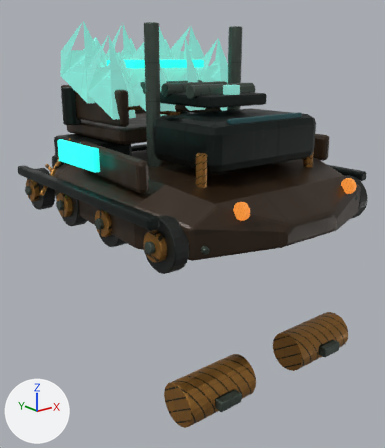
Renders of the Blender file assets/models/source/vehicles/factions/drift_harvester.blend from each side of a commit.
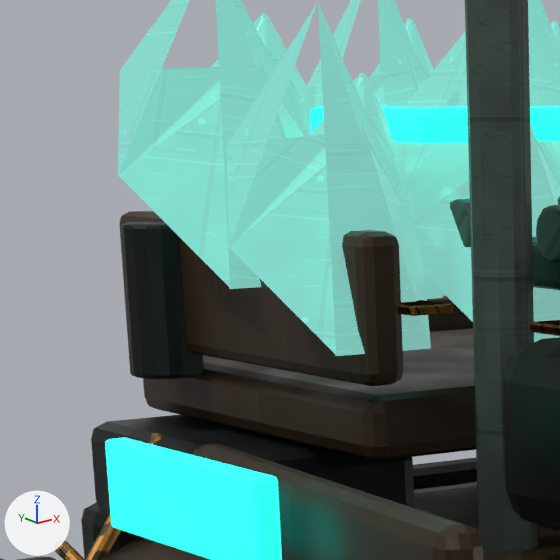
Each version is shown whole from a 50 mm lens placed at (-3.96, -5.05, 1.9), pointed at (-0.04, -0.14, -0.06), then close up on the part from 8% to 43% of the width and 8% to 38% of the height. Lighting does not change. The marker at lower left points along +X, +Y and +Z. The older version's two pictures come first.

Objects in the first close-up: 'Faction detail · Vehicle / armor', 'Faction detail · Vehicle / armor_light', 'Faction detail · Vehicle / dark', 'Faction detail · Vehicle / energy', 'Faction detail · Vehicle / energy.001', 'Faction detail · Vehicle / energy.004', 'Faction detail · Vehicle / energy.005', 'Faction detail · Vehicle / energy.006', 'Faction detail · Vehicle / steel', 'Faction detail · Vehicle / steel.001', 'TeamColor', 'TeamColor flank details' and 4 more.
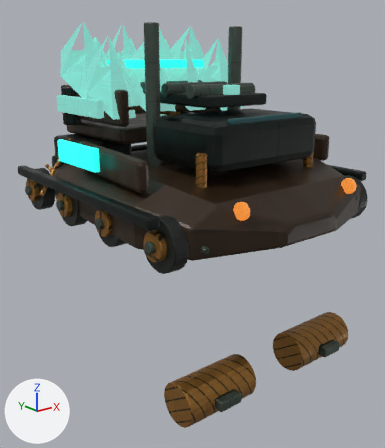
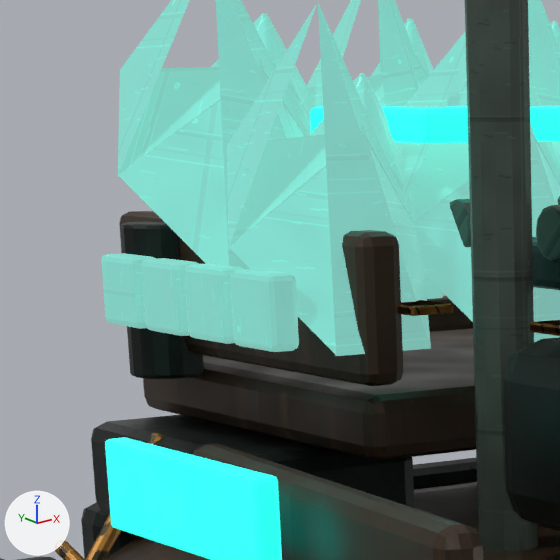
Diff of the bpy script that builds the scene:
```diff
--- a/assets/models/source/vehicles/factions/drift_harvester.blend.py
+++ b/assets/models/source/vehicles/factions/drift_harvester.blend.py
@@ me_faction_detail___vehicle___energy___consolidated_geometry @@
 # used by ob_faction_detail___vehicle___energy; parent = ob_cargostage01; location = (0.0, 0.0, 0.0)
-me_faction_detail___vehicle___energy___consolidated_geometry.from_pydata(...)  # 63 vertices, 57 faces; spans x -1.107..-0.362, y 0.11..0.717, z 1.25..2.139
+me_faction_detail___vehicle___energy___consolidated_geometry.from_pydata(...)  # 175 vertices, 165 faces; spans x -1.107..1.098, y 0.11..0.717, z 1.25..2.139
+# me_faction_detail___vehicle___energy___consolidated_geometry part 1: a new loose piece of 56 vertices spanning x -1.098..-1.008, y 0.19..0.41, z 1.261..1.461, in mat_vehicle___energy
+# me_faction_detail___vehicle___energy___consolidated_geometry part 2: 57 kept faces spanning x -1.107..-0.362, y 0.11..0.717, z 1.25..2.139 get new texture (UV) coordinates
+# other edits to the shape of me_faction_detail___vehicle___energy___consolidated_geometry do not show in these pictures
 me_faction_detail___vehicle___energy___consolidated_geometry.materials.append(mat_vehicle___energy)
@@ me_faction_detail___vehicle___energy_002___consolidated_geometry @@
 # used by ob_faction_detail___vehicle___energy_002; parent = ob_cargostage03; location = (0.0, 0.0, 0.0)
-me_faction_detail___vehicle___energy_002___consolidated_geometry.from_pydata(...)  # 63 vertices, 57 faces; spans x -0.006..0.652, y 0.14..0.678, z 1.281..2.139
+me_faction_detail___vehicle___energy_002___consolidated_geometry.from_pydata(...)  # 175 vertices, 165 faces; spans x -1.098..1.098, y 0.14..0.678, z 1.261..2.139
+# me_faction_detail___vehicle___energy_002___consolidated_geometry part 3: a new loose piece of 56 vertices spanning x -1.098..-1.008, y 0.452..0.673, z 1.261..1.461, in mat_vehicle___energy
+# other edits to the shape of me_faction_detail___vehicle___energy_002___consolidated_geometry do not show in these pictures
 me_faction_detail___vehicle___energy_002___consolidated_geometry.materials.append(mat_vehicle___energy)
@@ me_faction_detail___vehicle___energy_004___consolidated_geometry @@
 # used by ob_faction_detail___vehicle___energy_004; parent = ob_cargostage05; location = (0.0, 0.0, 0.0)
-me_faction_detail___vehicle___energy_004___consolidated_geometry.from_pydata(...)  # 63 vertices, 57 faces; spans x -1.141..-0.311, y 0.642..1.319, z 1.39..2.309
+me_faction_detail___vehicle___energy_004___consolidated_geometry.from_pydata(...)  # 175 vertices, 165 faces; spans x -1.141..1.098, y 0.642..1.319, z 1.261..2.309
+# me_faction_detail___vehicle___energy_004___consolidated_geometry part 4: a new loose piece of 56 vertices spanning x -1.098..-1.008, y 0.715..0.935, z 1.261..1.461, in mat_vehicle___energy
+# other edits to the shape of me_faction_detail___vehicle___energy_004___consolidated_geometry do not show in these pictures
 me_faction_detail___vehicle___energy_004___consolidated_geometry.materials.append(mat_vehicle___energy)
@@ me_faction_detail___vehicle___energy_006___consolidated_geometry @@
 # used by ob_faction_detail___vehicle___energy_006; parent = ob_cargostage07; location = (0.0, 0.0, 0.0)
-me_faction_detail___vehicle___energy_006___consolidated_geometry.from_pydata(...)  # 63 vertices, 57 faces; spans x -0.041..0.703, y 0.672..1.279, z 1.42..2.309
+me_faction_detail___vehicle___energy_006___consolidated_geometry.from_pydata(...)  # 175 vertices, 165 faces; spans x -1.098..1.098, y 0.672..1.279, z 1.261..2.309
+# me_faction_detail___vehicle___energy_006___consolidated_geometry part 5: a new loose piece of 56 vertices spanning x -1.098..-1.008, y 0.977..1.197, z 1.261..1.461, in mat_vehicle___energy
+# other edits to the shape of me_faction_detail___vehicle___energy_006___consolidated_geometry do not show in these pictures
 me_faction_detail___vehicle___energy_006___consolidated_geometry.materials.append(mat_vehicle___energy)
```

Where the change shows, as pixel boxes [x1, y1, x2, y2] in the close-ups (560 x 560 px):
'Faction detail · Vehicle / energy.004', reshaped: before [118, 0, 312, 289]; after [118, 0, 312, 336]
'Faction detail · Vehicle / energy.006', reshaped: before [447, 0, 560, 142]; after [101, 0, 560, 329]
'Faction detail · Vehicle / energy.002', reshaped (not visible before): after [184, 263, 243, 344]
part 1 of me_faction_detail___vehicle___energy___consolidated_geometry, added (cyan): after [230, 269, 299, 352]
part 2 of me_faction_detail___vehicle___energy___consolidated_geometry, surface changed: [243, 82, 361, 351] in both
part 4 of me_faction_detail___vehicle___energy_004___consolidated_geometry, added (cyan): after [142, 258, 199, 336]
part 5 of me_faction_detail___vehicle___energy_006___consolidated_geometry, added (cyan): after [101, 253, 157, 329]
